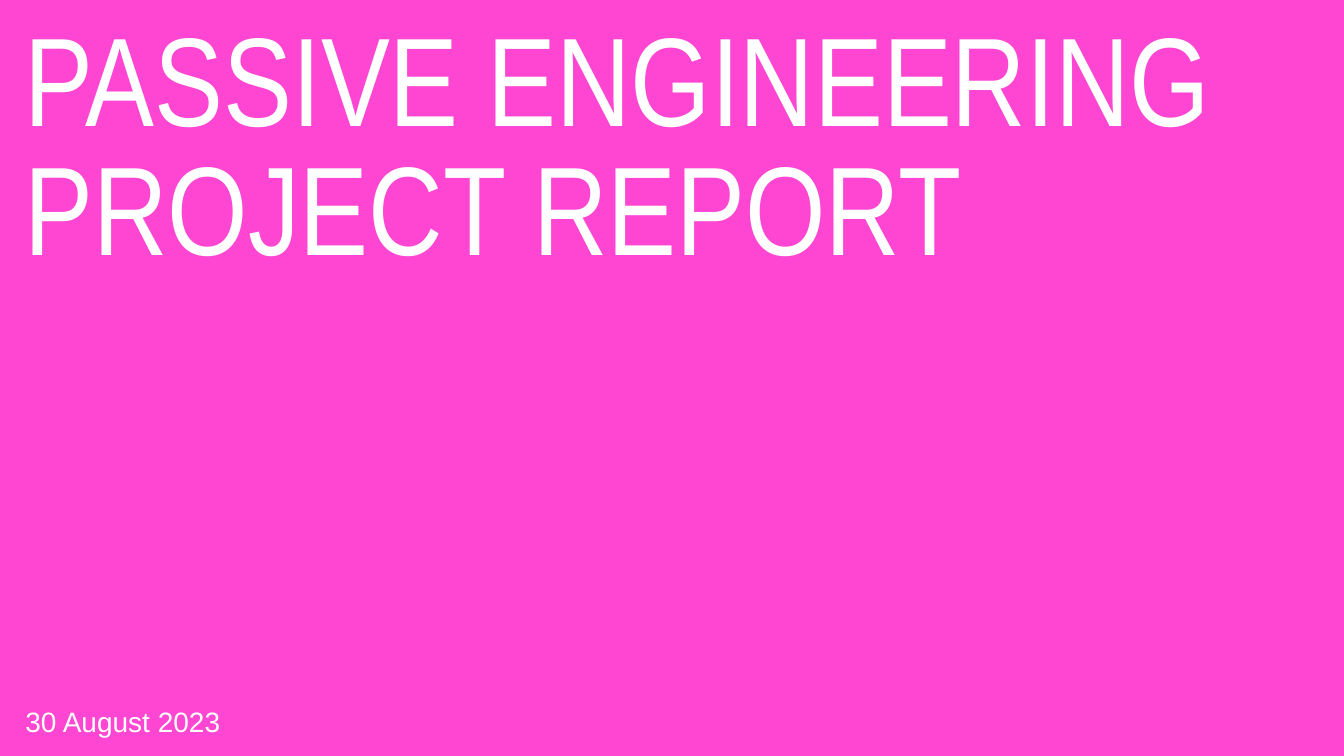
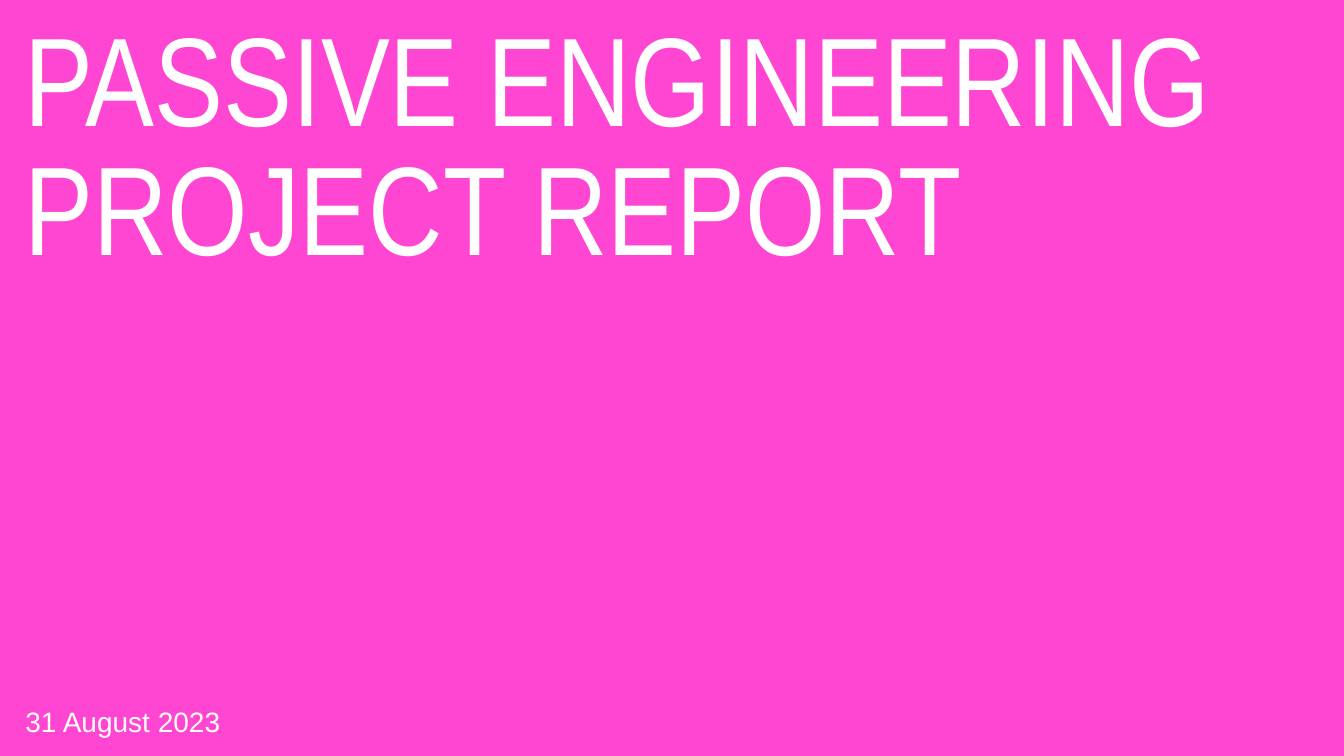
Before and after one commit to 90mp11/PresentationToolKit, a slide deck: slide 1 of template/_template.pptx. Drawn at 1344x756 pixels with LibreOffice and Linux fonts; fonts in the diff are those of the drawing; background and template pictures are left out. Boxes give left, top, right and bottom in pixels: in the first picture for what was removed or moved away, otherwise in the second. Text is boxed around its words. In the diff, an @@ line names an element or a change of style, - is before the commit and + after.

```diff
--- a/template/_template.pptx
+++ b/template/_template.pptx
@@ text at (25, 712, 220, 737): text changed @@
-30 August 2023
+31 August 2023
```
Also in this commit, not shown: 3 other files.
